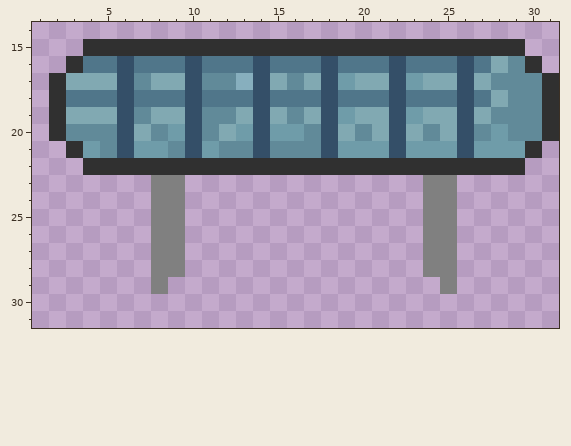
A pixel-art sprite gets an edit: res/textures/rooms/door/signs/boss.png. The picture above was drawn from the file before the commit.
The file is 32x32 pixels. Colours within 5 levels of each other are drawn and written as one. Shown: x 1..31, y 14..31.
After the commit:
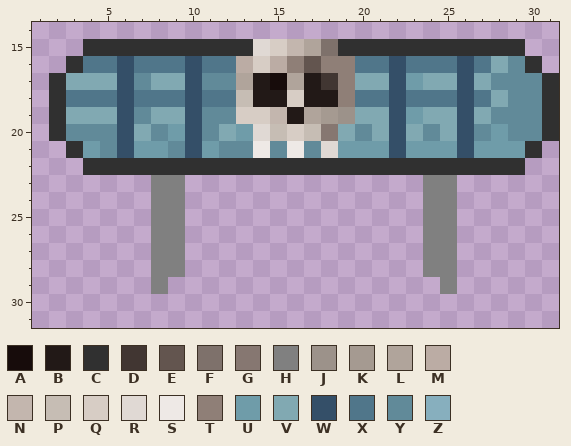
Palette (. is transparent): A #170c0b  B #221917  C #303030  D #413632  E #63554f  F #7e716b  G #867771  H #808080  J #9c928a  K #a59a91  L #b0a49b  M #bbaca4  N #c3b6ae  P #c6bdb4  Q #d7cdc5  R #e0d9d4  S #eee9e6  T #8f7f77  U #6f9ca9  V #81a9b2  W #344f68  X #50768a  Y #618a99  Z #87afbe
The edit:
{"y":15,"x":14,"old":"CCCCC","new":"RQNLF"}
{"y":16,"x":13,"old":"XWXXXWX","new":"MQMTETT"}
{"y":17,"x":13,"old":"ZWVYVWU","new":"LBALBDT"}
{"y":18,"x":13,"old":"XWXXXWX","new":"PBBQBBT"}
{"y":19,"x":13,"old":"VWVYVWU","new":"QQNBLKJ"}
{"y":20,"x":14,"old":"WUUYW","new":"RPQPG"}
{"y":21,"x":14,"old":"W","new":"S"}
{"y":21,"x":16,"old":"Y","new":"S"}
{"y":21,"x":18,"old":"W","new":"R"}
{"label":"changed","picture_box":[236,39,355,158]}
